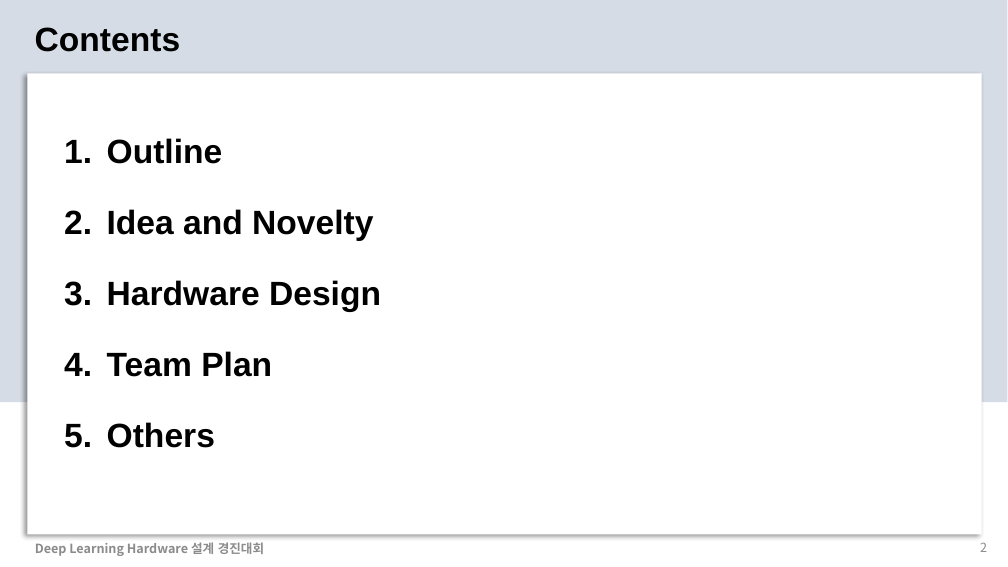
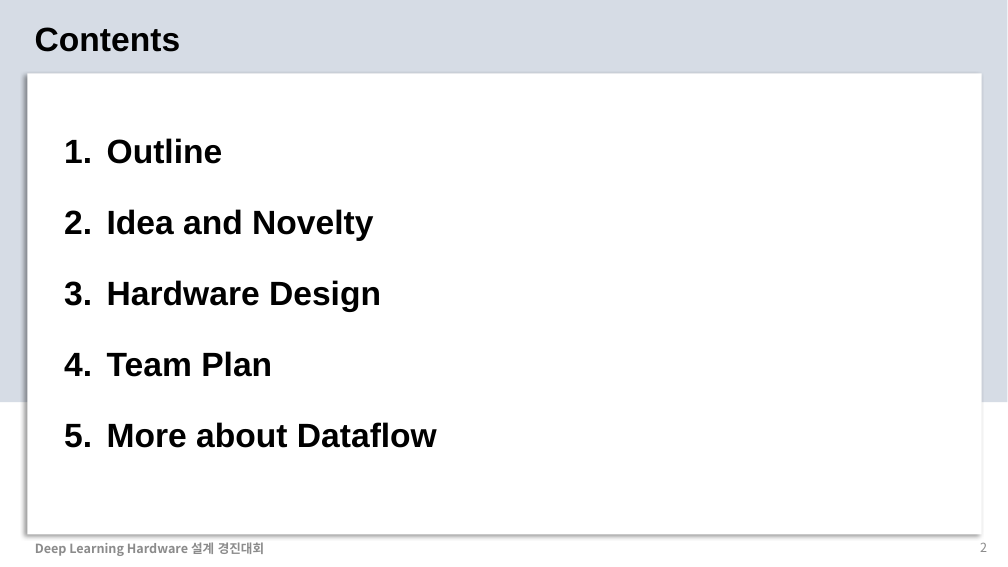
Before and after one commit to chaangwoo/AIX2024_ChipChamps, a slide deck: slide 2 of 2_Presentation/AIX2024_ChipChamps.pptx. Drawn at 1008x567 pixels with LibreOffice and Linux fonts; fonts in the diff are those of the drawing. Boxes give left, top, right and bottom in pixels: in the first picture for what was removed or moved away, otherwise in the second. Text is boxed around its words. In the diff, an @@ line names an element or a change of style, - is before the commit and + after.

Commit message:
Update presentation files

```diff
--- a/2_Presentation/AIX2024_ChipChamps.pptx
+++ b/2_Presentation/AIX2024_ChipChamps.pptx
@@ text at [107,422,437,448]: text changed @@
-5. Others
+5. More about Dataflow
```
Also in this commit, not shown: 1 other slide changed, 13 slides added, 19 slides removed, 2 other files.
